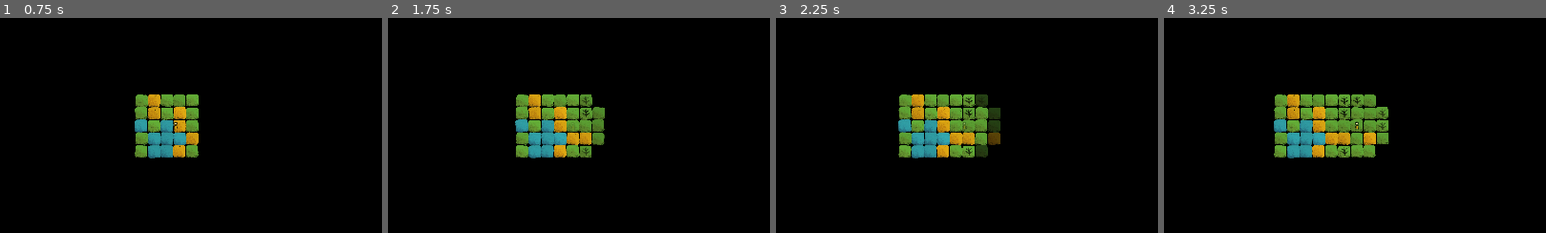
Above: before the commit, frames 1-4 (left to right).
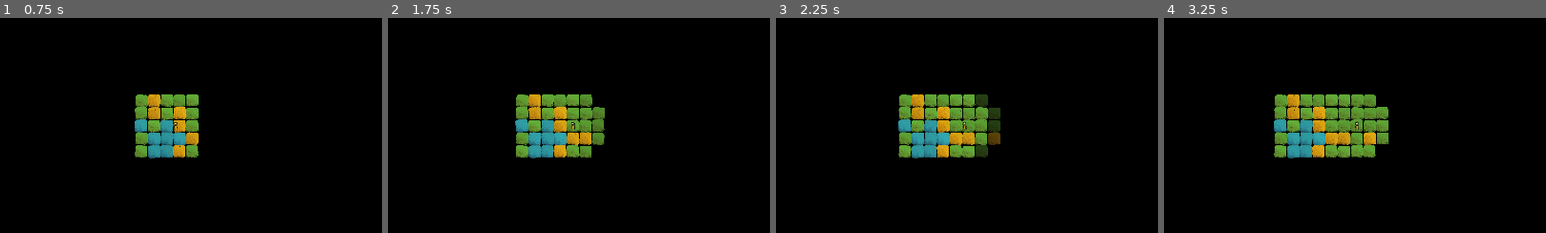
Above: after the commit, the same moments.

Repository: arrayewhy/Worlds
Game: Godot game, scene res://Scenes/Main.tscn
The game is run twice, just before and just after one commit, with the same random seed, the same clock (stepped at 60 frames per second) and the same inputs.
Inputs (mouse positions are % of the whole screen's width and height, from its top left):
- Up to frame 1 (0.75 s): tap Enter (Enter) at 0.5, 0.6 s; move the mouse to (72, 45) at 0.52 s; hold D (Right) from 0.53 s (still down); click (72, 45) at 0.67 s
- Up to frame 2 (1.75 s): release D (Right) at 1.25 s; drag from (30, 55) to (45, 70) at 1.27 s
- Up to frame 3 (2.25 s): move the mouse to (60, 28) at 2.02 s; hold D (Right) from 2.03 s (still down); hold ` (Tilde) from 2.03 s (still down)
- Up to frame 4 (3.25 s): release D (Right) at 2.75 s; release ` (Tilde) at 2.75 s; drag from (45, 70) to (20, 35) at 2.77 s
The pictures show only the part of the screen within x 28-78%, y 25-75%; the shares and areas given below are measured in that part.

Frame 1 is identical in both runs. In frame 2, 0.1% of the frame differs, in the area x 48-53%, y 36-64%; in frame 3, 0.1%; in frame 4, 0.2%, in the area x 46-59%, y 36-64%.

Commit message:
Fix [Biome melding issue with Interactions deleted while fading, Multi-Fader]

Diff:
--- a/worlds/Prefabs/Biome.tscn
+++ b/worlds/Prefabs/Biome.tscn
@@ -1,9 +1,8 @@
-[gd_scene load_steps=6 format=3 uid="uid://dp8o013p58rw7"]
+[gd_scene load_steps=5 format=3 uid="uid://dp8o013p58rw7"]
 
 [ext_resource type="Script" path="res://Scripts/Biomes/Biome.gd" id="1_mcdx6"]
 [ext_resource type="Texture2D" uid="uid://dk06eplgkeoi2" path="res://Sprites/Clack_Map_SpriteSheet_2048.png" id="2_tsunu"]
 [ext_resource type="Script" path="res://Scripts/Interactions/Interaction.gd" id="3_1dk8w"]
-[ext_resource type="Script" path="res://Scripts/Fader.gd" id="4_10jla"]
 [ext_resource type="Script" path="res://Scripts/Interactions/Interaction-Updater.gd" id="5_tenxf"]
 
 [node name="Biome" type="Node2D"]
@@ -23,11 +22,6 @@
 region_enabled = true
 region_rect = Rect2(0, 1024, 256, 256)
 
-[node name="Fader" type="Node" parent="Interaction" node_paths=PackedStringArray("target")]
-script = ExtResource("4_10jla")
-target = NodePath("../Interaction-Sprite")
-startVisible = false
-
 [node name="Updater" type="Node" parent="Interaction"]
 script = ExtResource("5_tenxf")
 
--- a/worlds/Scripts/Autoloads/Multi-Fader.gd
+++ b/worlds/Scripts/Autoloads/Multi-Fader.gd
@@ -11,6 +11,10 @@
 		set_process(false);
 
 	for t in targets:
+
+		if t == null:
+			InGameDebugger.Warn("Multi-Fader tried to fade Null Object.");
+			RemoveTarget(t);
 
 		var targParams:Array = targets[t];
 
--- a/worlds/Scripts/Interactions/Interaction.gd
+++ b/worlds/Scripts/Interactions/Interaction.gd
@@ -1,7 +1,7 @@
 extends Node2D;
 
 # Components
-var fader:Node;
+#var fader:Node;
 var sprite:Sprite2D;
 var updater:Node;
 # Variables
@@ -10,8 +10,9 @@
 func Initialise(biomeType:Biome_Master.Type, interType:Interaction_Master.Type) -> void:
 
 	# Initialise Compenents
-	fader = $Fader;
+	#fader = $Fader;
 	sprite = $"Interaction-Sprite";
+	sprite.modulate.a = 0;
 	updater = $Updater;
 
 	if interType != Interaction_Master.Type.NULL:
@@ -54,8 +55,8 @@
 				return;
 
 		Interaction_Master.Type.Forest:
-			if biomeType == Biome_Master.Type.Grass:
-				Spawn(interType);
+			#if biomeType == Biome_Master.Type.Grass:
+				#Spawn(interType);
 				return;
 
 		Interaction_Master.Type.Fish:
@@ -107,10 +108,12 @@
 # [ 3 / 4 ] Functions: Sprite ----------------------------------------------------------------------------------------------------
 
 func Vanish(speed:float = 2) -> void:
-	fader.FadeToTrans(speed);
+	MultiFader.FadeTo_Trans(sprite, speed);
+	#fader.FadeToTrans(speed);
 
 func Appear(speed:float = 2) -> void:
-	fader.FadeToOpaque(speed);
+	MultiFader.FadeTo_Opaque(sprite, speed);
+	#fader.FadeToOpaque(speed);
 
 func Update_Sprite(interType:Interaction_Master.Type) -> void:
 	match interType:
